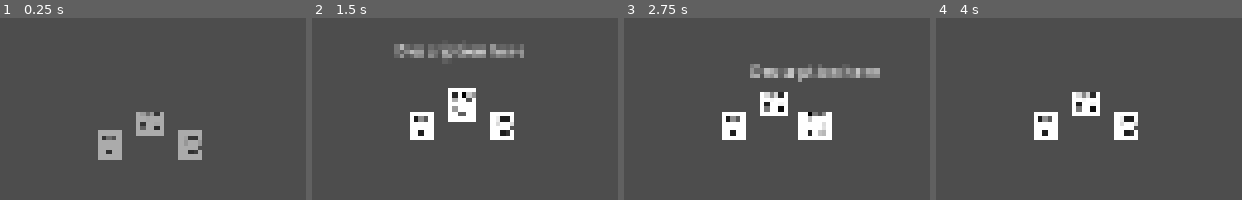
Above: before the commit, frames 1-4 (left to right).
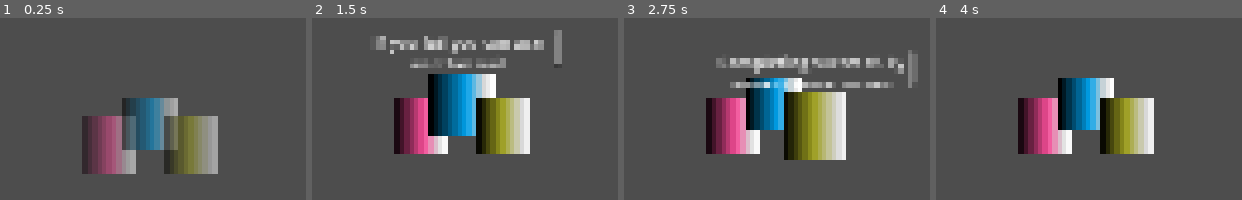
Above: after the commit, the same moments.

Repository: nickdowning16-ops/forgetful-handyman
Game: Godot game, scene res://UI/Thought Loops/loop_mod_selector.tscn
Two runs of this game, one before a commit and one after it. Both use one fixed random seed, a clock stepped at 60 frames per second and the inputs below. This scene is started directly instead of the project's main scene.
Inputs (mouse positions are in pixels of both pictures, inside the frame that each line leads up to):
- Up to frame 1 (0.25 s): no input
- Up to frame 2 (1.5 s): move the mouse to (419, 130) at 0.52 s; hold Right (ui_right) 0.53-1.28 s; tap Space (open_QTE) at 0.6 s; tap Enter at 1.25 s; move the mouse to (461, 125) at 1.27 s; hold Down (ui_down) from 1.28 s (still down); tap P (swing_hammer) at 1.35 s
- Up to frame 3 (2.75 s): tap Space (open_QTE) at 2, 2.1 s; move the mouse to (816, 125) at 2.02 s; release Down (ui_down) at 2.03 s; hold Right (ui_right) from 2.03 s (still down)
- Up to frame 4 (4 s): tap Enter at 2.75 s; move the mouse to (outside the picture) at 2.77 s; release Right (ui_right) at 2.78 s; hold Up (ui_up) 2.78-3.53 s; tap P (swing_hammer) at 2.85 s; tap Space (open_QTE) at 3.5, 3.6 s; move the mouse to (outside the picture) at 3.52 s; hold Left (ui_left) from 3.53 s (still down)

The runs differ from the first frame. In frame 1, 13% of the frame differs, in the area x 26-72%, y 43-86%; in frame 2, 21%; in frame 3, 23%, in the area x 26-97%, y 17-79%; in frame 4, 14%.

Commit message:
testing being able to pick a mod for a task but needs click still

Diff:
--- a/Scenes/QTEs/QTE_hammer_nail.tscn
+++ b/Scenes/QTEs/QTE_hammer_nail.tscn
@@ -1,8 +1,12 @@
 [gd_scene format=3 uid="uid://dmwnder48rf1n"]
 
 [ext_resource type="Script" uid="uid://d1grofkn7g6k3" path="res://Scripts/QTE/QTE_hammer_nail.gd" id="1_eg3fw"]
+[ext_resource type="Script" uid="uid://cyw717emy577f" path="res://Scripts/UI/Thought Loops/loop_mod_data.gd" id="2_1kltl"]
 [ext_resource type="Texture2D" uid="uid://bqw7e5q8ruhv2" path="res://Art/Temp/temp_hammer.png" id="2_ell1r"]
+[ext_resource type="Resource" uid="uid://dewb3vdvdy0wc" path="res://Scripts/UI/Thought Loops/Hammer_Nail/hammer_nail_mod1.tres" id="3_fhkxh"]
 [ext_resource type="Texture2D" uid="uid://wo3yly2reko5" path="res://Art/Temp/temp_nail.png" id="3_s5qad"]
+[ext_resource type="Resource" uid="uid://b7c6qmdg4ex86" path="res://Scripts/UI/Thought Loops/Hammer_Nail/hammer_nail_mod2.tres" id="4_6jwhv"]
+[ext_resource type="Resource" uid="uid://chjh5ttw4ejf4" path="res://Scripts/UI/Thought Loops/Hammer_Nail/hammer_nail_mod3.tres" id="5_m5out"]
 
 [node name="QteHammerNail" type="Control" unique_id=1883862197]
 layout_mode = 3
@@ -12,6 +16,7 @@
 grow_horizontal = 2
 grow_vertical = 2
 script = ExtResource("1_eg3fw")
+available_modifiers = Array[ExtResource("2_1kltl")]([ExtResource("3_fhkxh"), ExtResource("4_6jwhv"), ExtResource("5_m5out")])
 
 [node name="Hammer" type="Control" parent="." unique_id=1095469928]
 anchors_preset = 0
--- a/Scripts/QTE/QTE.gd
+++ b/Scripts/QTE/QTE.gd
@@ -3,7 +3,12 @@
 
 # Base event that unique events will inherit from for their overriden logic
 
+@export var available_modifiers: Array[Loop_Mod_Data] = []
+
 @export var time_allowed: float = 10
+
+func get_modifiers():
+	return available_modifiers
 
 func _ready():
 	pass # override
--- a/Scripts/QTE/QTE_hammer_nail.gd
+++ b/Scripts/QTE/QTE_hammer_nail.gd
@@ -1,4 +1,4 @@
-extends Node
+extends QTE
 
 @export var total_time: float = 6.0
 @export var hit_window_start: float = 3.0
--- a/Scripts/UI/QTE_manager.gd
+++ b/Scripts/UI/QTE_manager.gd
@@ -3,11 +3,26 @@
 var temp_QTE = preload("res://Scenes/QTEs/QTE_hammer_nail.tscn")
 var QTE_inst
 
+var hammer_nail_modifiers: Array[Loop_Mod_Data] = []
+
+func get_mods():
+	# either select X amount of random events through this and return them then build the level
+	# or the level is prebuilt and knows which QTEs it wants and we'll create getters for each
+	# ideally we wouldnt need a list of mods here, and kept on the QTE, but we cant pull the resources before instantiating (unless...)
+	return hammer_nail_modifiers
+
 func _ready():
-	pass # Replace with function body.
+	assign_mods()
 
 func _process(delta):
 	pass
+
+func assign_mods():
+	hammer_nail_modifiers = [
+		preload("res://Scripts/UI/Thought Loops/Hammer_Nail/hammer_nail_mod1.tres"),
+		preload("res://Scripts/UI/Thought Loops/Hammer_Nail/hammer_nail_mod2.tres"),
+		preload("res://Scripts/UI/Thought Loops/Hammer_Nail/hammer_nail_mod3.tres")
+	]
 
 # take in an instance of the event to attach?
 func open_QTE(parentUI):
--- /dev/null
+++ b/Scripts/UI/Thought Loops/Hammer_Nail/hammer_nail_mod1.tres
@@ -0,0 +1,18 @@
+[gd_resource type="Resource" script_class="Loop_Mod_Data" format=3 uid="uid://dewb3vdvdy0wc"]
+
+[ext_resource type="Script" uid="uid://cyw717emy577f" path="res://Scripts/UI/Thought Loops/loop_mod_data.gd" id="1_h1nmq"]
+
+[sub_resource type="Gradient" id="Gradient_id8g7"]
+offsets = PackedFloat32Array(0, 0.57560974, 0.83902436, 1)
+colors = PackedColorArray(0, 0, 0, 1, 0.9637278, 0.30063477, 0.59325, 1, 0.83902436, 0.83902436, 0.83902436, 1, 1, 1, 1, 1)
+
+[sub_resource type="GradientTexture2D" id="GradientTexture2D_o0q4c"]
+gradient = SubResource("Gradient_id8g7")
+
+[resource]
+script = ExtResource("1_h1nmq")
+id = "mod1"
+image = SubResource("GradientTexture2D_o0q4c")
+display_name = "Bigger hammer window"
+description = "A larger window of time to correctly hammer the nail"
+metadata/_custom_type_script = "uid://cyw717emy577f"
--- /dev/null
+++ b/Scripts/UI/Thought Loops/Hammer_Nail/hammer_nail_mod2.tres
@@ -0,0 +1,18 @@
+[gd_resource type="Resource" script_class="Loop_Mod_Data" format=3 uid="uid://b7c6qmdg4ex86"]
+
+[ext_resource type="Script" uid="uid://cyw717emy577f" path="res://Scripts/UI/Thought Loops/loop_mod_data.gd" id="1_fa5ip"]
+
+[sub_resource type="Gradient" id="Gradient_id8g7"]
+offsets = PackedFloat32Array(0, 0.57560974, 0.83902436, 1)
+colors = PackedColorArray(0, 0, 0, 1, 1.540184e-06, 0.63007545, 0.9212114, 1, 0.83902436, 0.83902436, 0.83902436, 1, 1, 1, 1, 1)
+
+[sub_resource type="GradientTexture2D" id="GradientTexture2D_o0q4c"]
+gradient = SubResource("Gradient_id8g7")
+
+[resource]
+script = ExtResource("1_fa5ip")
+id = "mod2"
+image = SubResource("GradientTexture2D_o0q4c")
+display_name = "Second try"
+description = "If you fail you can use another nail"
+metadata/_custom_type_script = "uid://cyw717emy577f"
--- /dev/null
+++ b/Scripts/UI/Thought Loops/Hammer_Nail/hammer_nail_mod3.tres
@@ -0,0 +1,18 @@
+[gd_resource type="Resource" script_class="Loop_Mod_Data" format=3 uid="uid://chjh5ttw4ejf4"]
+
+[ext_resource type="Script" uid="uid://cyw717emy577f" path="res://Scripts/UI/Thought Loops/loop_mod_data.gd" id="1_id8g7"]
+
+[sub_resource type="Gradient" id="Gradient_id8g7"]
+offsets = PackedFloat32Array(0, 0.46341464, 0.83902436, 1)
+colors = PackedColorArray(0, 0, 0, 1, 0.612395, 0.6172713, 0.119450636, 1, 0.83902436, 0.83902436, 0.83902436, 1, 1, 1, 1, 1)
+
+[sub_resource type="GradientTexture2D" id="GradientTexture2D_o0q4c"]
+gradient = SubResource("Gradient_id8g7")
+
+[resource]
+script = ExtResource("1_id8g7")
+id = "mod3"
+image = SubResource("GradientTexture2D_o0q4c")
+display_name = "More money"
+description = "Completing successfully awards more money"
+metadata/_custom_type_script = "uid://cyw717emy577f"
--- a/Scripts/UI/Thought Loops/loop_mod.gd
+++ b/Scripts/UI/Thought Loops/loop_mod.gd
@@ -32,3 +32,9 @@
 	tween.tween_property($EditableContainer, "position:y", $EditableContainer.position.y - rise_distance, fade_duration)
 
 	# play anim of some idle like glow
+
+func init(data : Loop_Mod_Data):
+	# set sprite, description
+	$EditableContainer/Sprite2D.texture = data.image
+	$EditableContainer/LoopDescription.text = data.description
+	pass
--- /dev/null
+++ b/Scripts/UI/Thought Loops/loop_mod_data.gd
@@ -0,0 +1,7 @@
+class_name Loop_Mod_Data
+extends Resource
+
+@export var id: String = ""
+@export var image: Texture2D
+@export var display_name: String = ""
+@export var description: String = ""
--- /dev/null
+++ b/Scripts/UI/Thought Loops/loop_mod_selector.gd
@@ -0,0 +1,10 @@
+extends Node
+
+func _ready():
+	var mods = QTE_Manager.get_mods()
+	$HBoxContainer/LoopMod1.init(mods[0])
+	$HBoxContainer/LoopMod2.init(mods[1])
+	$HBoxContainer/LoopMod3.init(mods[2])
+
+func _process(delta):
+	pass
--- a/UI/Thought Loops/loop_mod_selector.tscn
+++ b/UI/Thought Loops/loop_mod_selector.tscn
@@ -1,5 +1,6 @@
 [gd_scene format=3 uid="uid://xmv4wv8y4bt0"]
 
+[ext_resource type="Script" uid="uid://chhu7jdyqcbod" path="res://Scripts/UI/Thought Loops/loop_mod_selector.gd" id="1_soqjj"]
 [ext_resource type="PackedScene" uid="uid://bya8kphm8s7yc" path="res://UI/Thought Loops/loop_mod.tscn" id="1_xpfeb"]
 
 [node name="LoopModSelector" type="Control" unique_id=2087781854]
@@ -10,6 +11,7 @@
 grow_horizontal = 2
 grow_vertical = 2
 mouse_filter = 1
+script = ExtResource("1_soqjj")
 
 [node name="HBoxContainer" type="HBoxContainer" parent="." unique_id=1659940540]
 custom_minimum_size = Vector2(150, 150)
--- a/main.gd
+++ b/main.gd
@@ -5,22 +5,24 @@
 @onready var loop_selector = preload("res://UI/Thought Loops/loop_mod_selector.tscn")
 var loop_selector_inst
 
-
+var in_area = false
 func _on_problem_area_entered(area: Area2D) -> void:
 	#$problem/loop.show()
 	#$problem/loop2.show()
 	#$problem/loop3.show()
-
-	loop_selector_inst = loop_selector.instantiate()
-	#get_tree().root.add_child(loop_selector_inst)
-	$problem.add_child(loop_selector_inst)
+	if in_area == false:
+		loop_selector_inst = loop_selector.instantiate()
+		#get_tree().root.add_child(loop_selector_inst)
+		$problem.add_child(loop_selector_inst)
+	in_area = true
 
 func _on_problem_area_exited(area: Area2D) -> void:
 	#$problem/loop.hide()
 	#$problem/loop2.hide()
 	#$problem/loop3.hide()
-
-	loop_selector_inst.queue_free()
+	if in_area:
+		loop_selector_inst.queue_free()
+	in_area = false
 
 func _on_qte_spawner_area_entered(area):
 	print("hi")
Not shown, added: Scripts/UI/Thought Loops/loop_mod_data.gd.uid
Not shown, added: Scripts/UI/Thought Loops/loop_mod_selector.gd.uid
